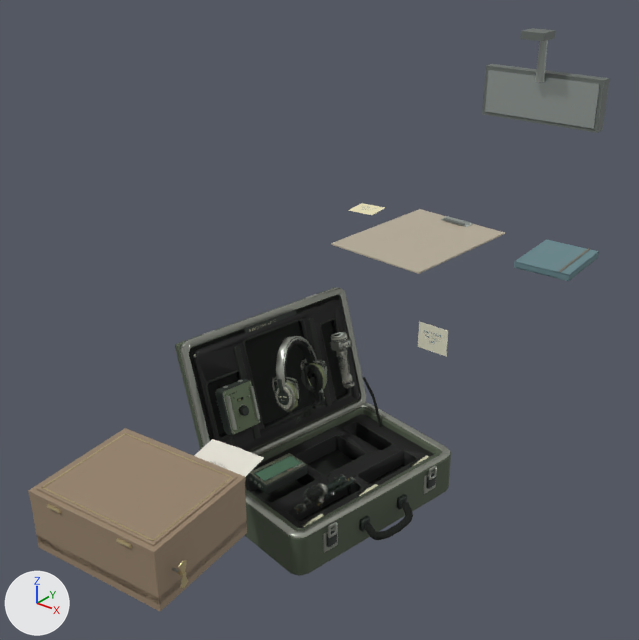
One commit to the glTF model public/assets/opening-cab-objects.glb: the scene before it, then after it.
The view is the same before and after, from a camera (50 mm lens) standing at (0.755, -1.301, 2.155) and looking at (-0.387, 0.127, 1.27). Lighting does not change. The marker at lower left points along +X, +Y and +Z. The first picture is the older version. Vertices at exactly the same position are counted once.

In view in the first picture: 'opening_cab_amp_low_draw', 'opening_cab_clipboard', 'opening_cab_field_case', 'opening_cab_field_recorder_body', 'opening_cab_headphones_reference', 'opening_cab_mirror', 'opening_cab_music_box', 'opening_cab_notebook', 'opening_cab_recital_programme' and 12 more.
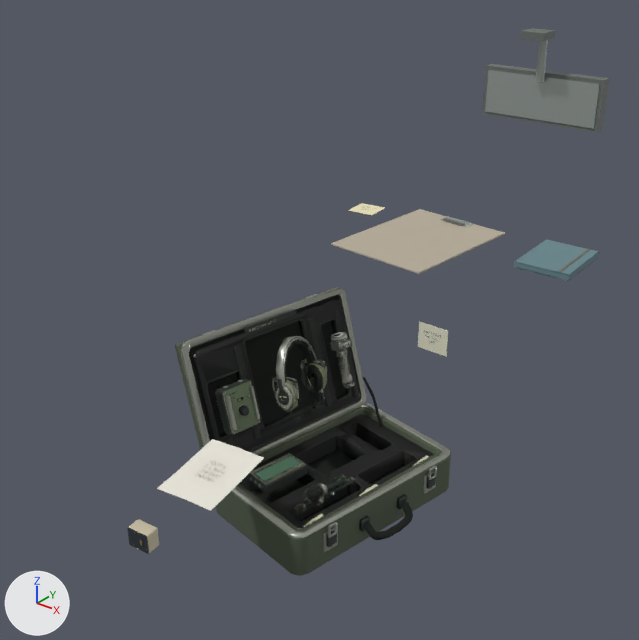
Location of each change, [x1, y1, x2, y2] in pixels of the pictures (639 x 640 px):
'opening_cab_music_box', reshaped (85% narrower, 80% shorter): before [28, 428, 247, 611]; after [127, 519, 159, 554]
part 1 of me_opening_cab_music_box, deleted: before [28, 428, 246, 588]
part 2 of me_opening_cab_music_box, added: after [127, 519, 159, 554]
part 3 of me_opening_cab_music_box, deleted: before [30, 482, 247, 611]
'opening_cab_recital_programme', unchanged, uncovered by the edit: before [194, 439, 264, 477]; after [157, 439, 264, 511]

What changed in the scene script:
```text
Add mat_music_box___restrained_green_patina_at_fittings:
    mat_music_box___restrained_green_patina_at_fittings = bpy.data.materials.new('music box / restrained green patina at fittings')
    # uses the picture img_music_box___restrained_green_patina_at_fittings_albedo
    # uses the picture img_music_box___restrained_green_patina_at_fittings_normal
    # uses the picture img_music_box___restrained_green_patina_at_fittings_orm
Add mat_music_box___aged_ivory_coated_case:
    mat_music_box___aged_ivory_coated_case = bpy.data.materials.new('music box / aged ivory coated case')
    # uses the picture img_music_box___aged_ivory_coated_case_albedo
    # uses the picture img_music_box___aged_ivory_coated_case_normal
    # uses the picture img_music_box___aged_ivory_coated_case_orm
Add mat_music_box___worn_crosshead_brass_fasteners:
    mat_music_box___worn_crosshead_brass_fasteners = bpy.data.materials.new('music box / worn crosshead brass fasteners')
    # uses the picture img_music_box___worn_crosshead_brass_fasteners_albedo
    # uses the picture img_music_box___worn_crosshead_brass_fasteners_normal
    # uses the picture img_music_box___worn_crosshead_brass_fasteners_orm
Add mat_music_box___key_engraving_and_recessed_screw_slots:
    mat_music_box___key_engraving_and_recessed_screw_slots = bpy.data.materials.new('music box / key engraving and recessed screw slots')
    # uses the picture img_music_box___key_engraving_and_recessed_screw_slots_albedo
    # uses the picture img_music_box___key_engraving_and_recessed_screw_slots_normal
    # uses the picture img_music_box___key_engraving_and_recessed_screw_slots_orm
Add mat_music_box___closed_case_seam_and_recess:
    mat_music_box___closed_case_seam_and_recess = bpy.data.materials.new('music box / closed case seam and recess')
    # uses the picture img_music_box___closed_case_seam_and_recess_albedo
    # uses the picture img_music_box___closed_case_seam_and_recess_normal
    # uses the picture img_music_box___closed_case_seam_and_recess_orm
Add mat_music_box___clair_de_lune_title_on_coated_case:
    mat_music_box___clair_de_lune_title_on_coated_case = bpy.data.materials.new('music box / Clair de Lune title on coated case')
    # uses the picture img_music_box___clair_de_lune_title_on_coated_case_albedo
    # uses the picture img_music_box___clair_de_lune_title_on_coated_case_normal
    # uses the picture img_music_box___clair_de_lune_title_on_coated_case_orm
Add mat_music_box___debussy_portrait_on_coated_case:
    mat_music_box___debussy_portrait_on_coated_case = bpy.data.materials.new('music box / Debussy portrait on coated case')
    # uses the picture img_music_box___debussy_portrait_on_coated_case_albedo
    # uses the picture img_music_box___debussy_portrait_on_coated_case_normal
    # uses the picture img_music_box___debussy_portrait_on_coated_case_orm
Add mat_music_box___dark_coated_rear_plate:
    mat_music_box___dark_coated_rear_plate = bpy.data.materials.new('music box / dark coated rear plate')
    # uses the picture img_music_box___dark_coated_rear_plate_albedo
    # uses the picture img_music_box___dark_coated_rear_plate_normal
    # uses the picture img_music_box___dark_coated_rear_plate_orm
Add mat_music_box___impact_rubbed_coating_and_old_edge_wear:
    mat_music_box___impact_rubbed_coating_and_old_edge_wear = bpy.data.materials.new('music box / impact rubbed coating and old edge wear')
    # uses the picture img_music_box___impact_rubbed_coating_and_old_edge_wear_albedo
    # uses the picture img_music_box___impact_rubbed_coating_and_old_edge_wear_normal
    # uses the picture img_music_box___impact_rubbed_coating_and_old_edge_wear_orm
Change me_opening_cab_music_box:
    remove me_opening_cab_music_box.from_pydata(...)  # 208 vertices, 352 faces; spans x -0.573..-0.204, y -0.566..-0.274, z 0.977..1.125
    remove me_opening_cab_music_box.materials.append(mat_music_box___dark_polished_wood)  # brown #97836c
    remove me_opening_cab_music_box.materials.append(mat_music_box___worn_brass)  # beige #cdbd91
    remove me_opening_cab_music_box.materials.append(mat_music_box___blued_steel_key)  # grey #a4adaa
    add me_opening_cab_music_box.from_pydata(...)  # 1646 vertices, 2750 faces; spans x -0.428..-0.372, y -0.439..-0.402, z 0.97..1.016
    me_opening_cab_music_box part 1: 15 loose pieces with 168 vertices, spanning x -0.573..-0.204, y -0.566..-0.274, z 0.977..1.125, are deleted
    me_opening_cab_music_box part 2: 1646 vertices added at x -0.428..-0.372, y -0.439..-0.402, z 0.97..1.016
    me_opening_cab_music_box part 3: 40 vertices removed from x -0.572..-0.228, y -0.565..-0.275, z 0.983..1.109
    add me_opening_cab_music_box.materials.append(mat_music_box___aged_ivory_coated_case)
    add me_opening_cab_music_box.materials.append(mat_music_box___closed_case_seam_and_recess)
    add me_opening_cab_music_box.materials.append(mat_music_box___dark_coated_rear_plate)
    add me_opening_cab_music_box.materials.append(mat_music_box___debussy_portrait_on_coated_case)
    add me_opening_cab_music_box.materials.append(mat_music_box___clair_de_lune_title_on_coated_case)
    add me_opening_cab_music_box.materials.append(mat_music_box___key_engraving_and_recessed_screw_slots)
    add me_opening_cab_music_box.materials.append(mat_music_box___worn_crosshead_brass_fasteners)
    add me_opening_cab_music_box.materials.append(mat_music_box___restrained_green_patina_at_fittings)
    add me_opening_cab_music_box.materials.append(mat_music_box___impact_rubbed_coating_and_old_edge_wear)
```
